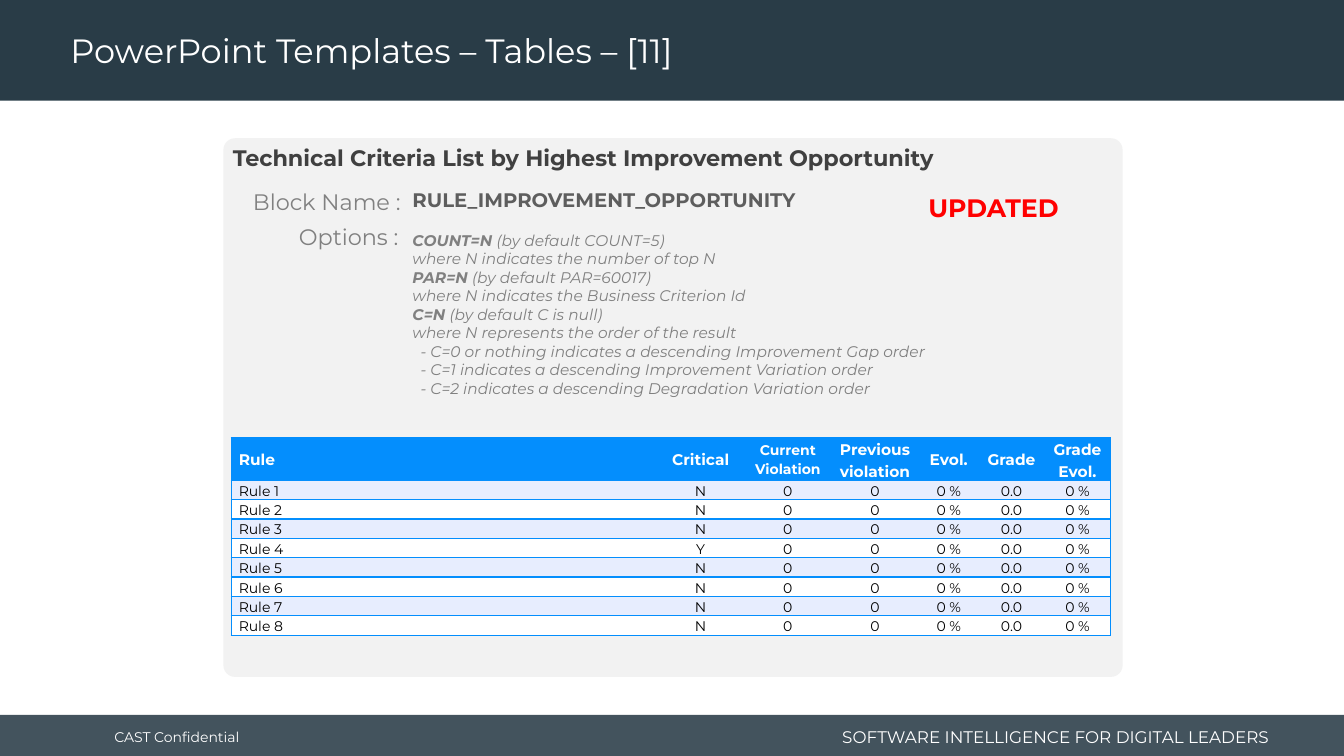
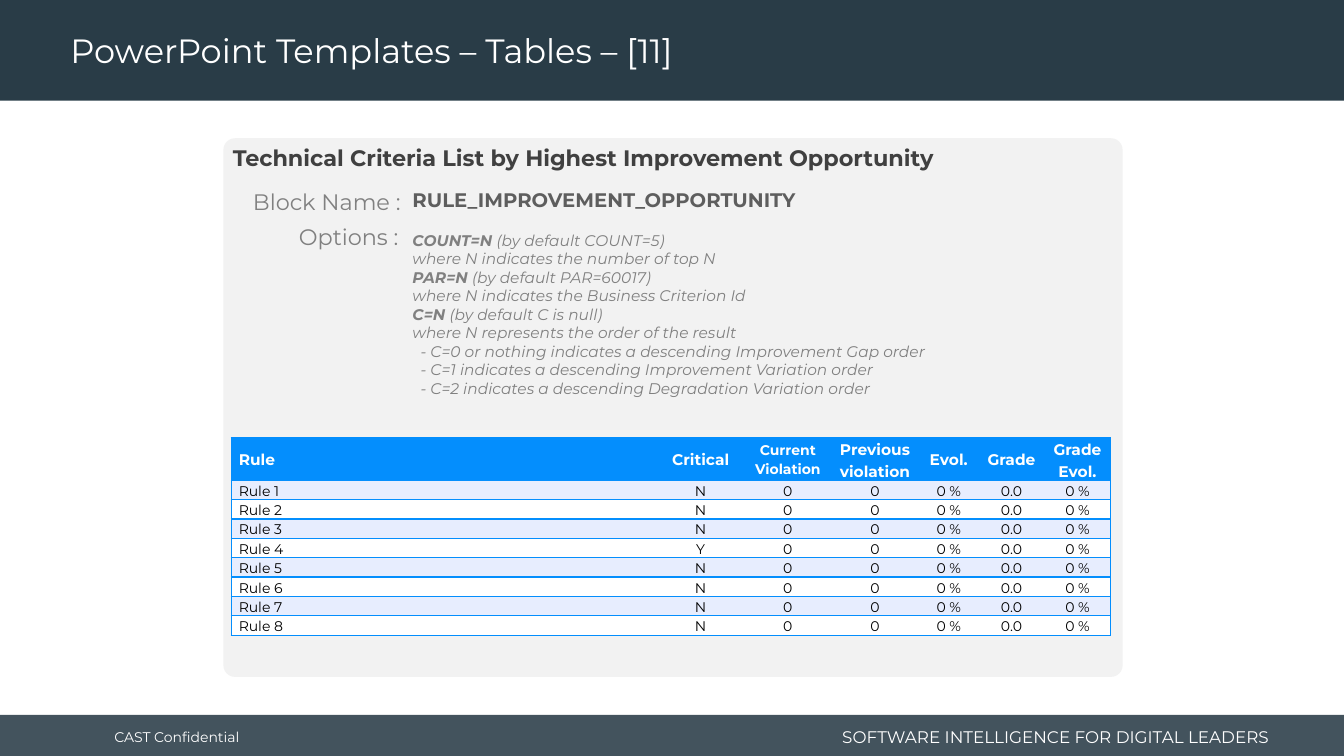
Before and after one commit to CAST-projects/CAST-ReportGenerator, a slide deck: slide 43 of CastReporting.Reporting.Core/Templates/Application/Component library/1- Powerpoint-components-library.pptx. Drawn at 1344x756 pixels with LibreOffice and Linux fonts; fonts in the diff are those of the drawing; background and template pictures are left out. Boxes give left, top, right and bottom in pixels: in the first picture for what was removed or moved away, otherwise in the second. Text is boxed around its words. In the diff, an @@ line names an element or a change of style, - is before the commit and + after.

```diff
--- a/CastReporting.Reporting.Core/Templates/Application/Component library/1- Powerpoint-components-library.pptx
+++ b/CastReporting.Reporting.Core/Templates/Application/Component library/1- Powerpoint-components-library.pptx
@@ text removed at (x1=928, y1=199, x2=1058, y2=218) @@
-UPDATED
```
Also in this commit, not shown: 4 other slides changed, 2 other files.
